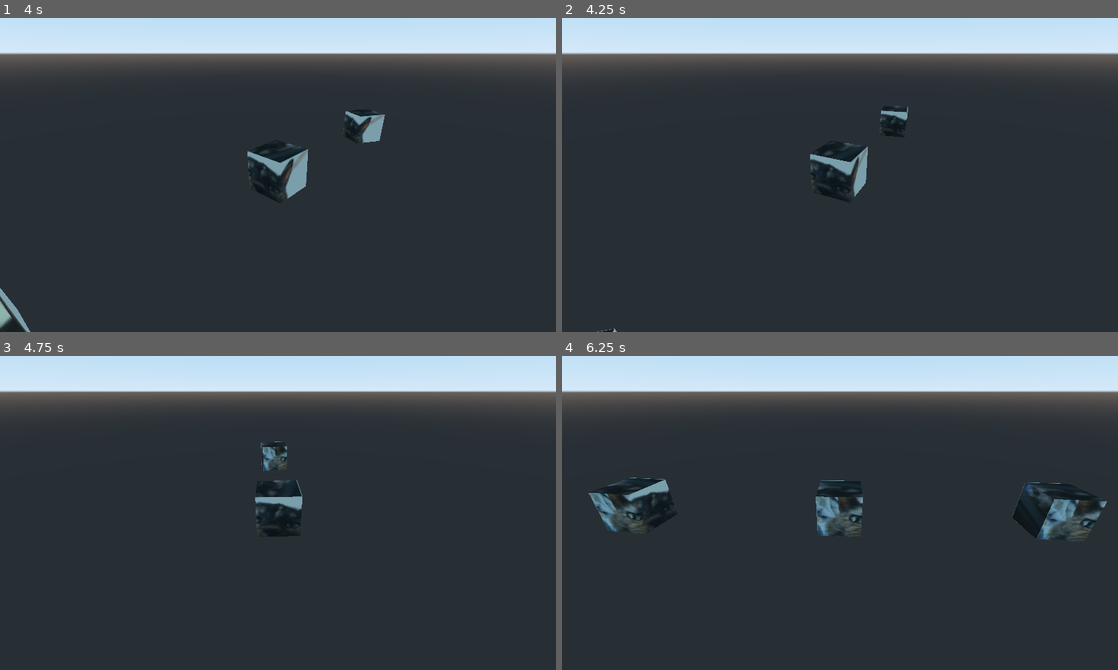
Above: before the commit, frames 1-4 (two rows, left to right).
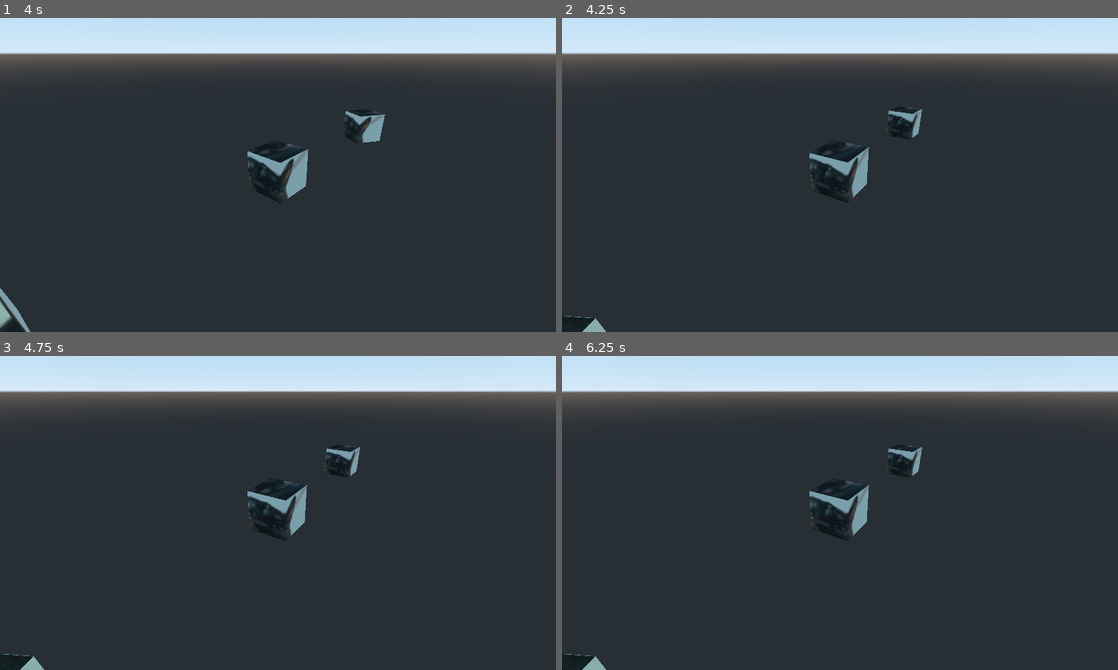
Above: after the commit, the same moments.

Repository: technicat/learngodot
Game: Godot game, scene res://scene.tscn
Same seed, same stepped clock (60 frames per second), same inputs: the game is played once before the commit and once after it.
Inputs:
- Up to frame 1 (4 s): no input
- Up to frame 2 (4.25 s): tap Escape (ui_cancel) at 4.15 s
- Up to frame 3 (4.75 s): no input
- Up to frame 4 (6.25 s): no input

Frame 1 is identical in both runs. In frame 2, 0.5% of the frame differs, in the area x 0-65%, y 28-100%; in frame 3, 1.2%; in frame 4, 3.4%, in the area x 0-98%, y 28-100%.

Commit message:
Update pause.gd

Diff:
--- a/chapter8/godotproject/Scripts/pause.gd
+++ b/chapter8/godotproject/Scripts/pause.gd
@@ -2,4 +2,4 @@
 
 func _input(event):
 	if event.is_action_pressed("ui_cancel"):
-		print("ui_cancelled!")
+		get_tree().paused = true
